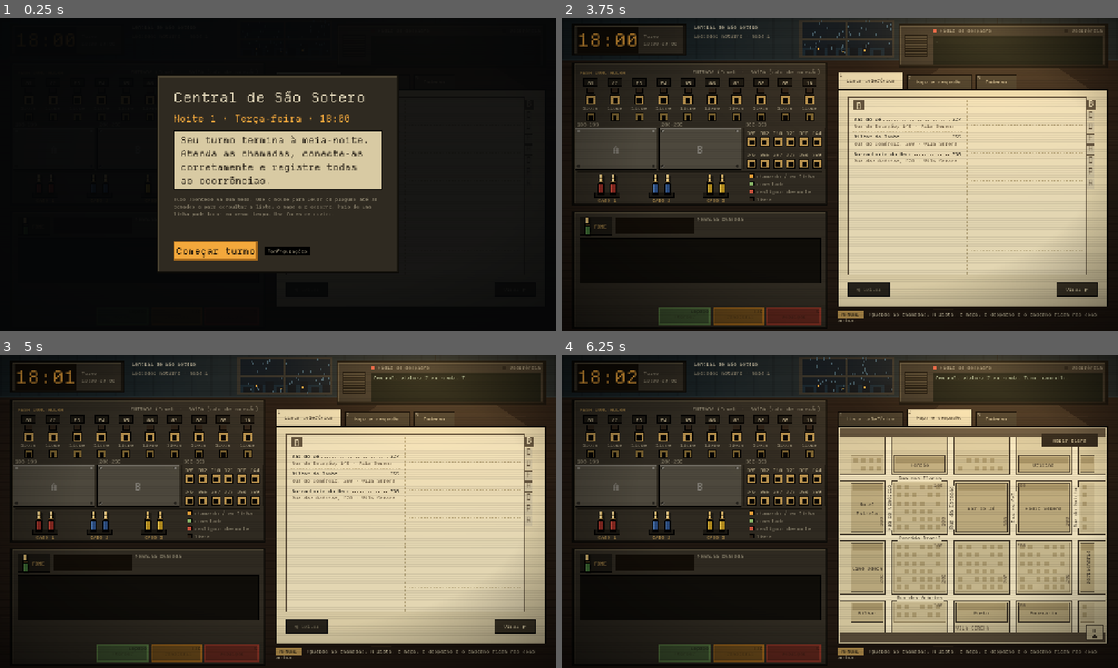
Above: before the commit, frames 1-4 (two rows, left to right).
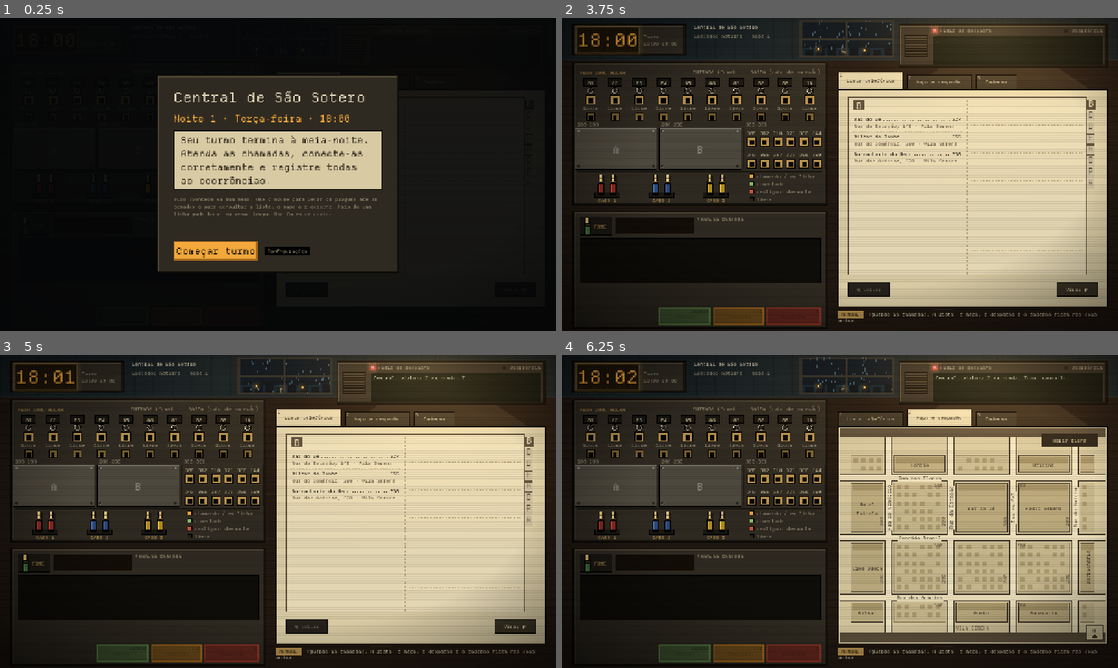
Above: after the commit, the same moments.

Repository: MendelDdS/Project-Switchboard
Game: Godot game, scene res://scenes/main.tscn
The game is run twice, just before and just after one commit, with the same random seed, the same clock (stepped at 60 frames per second) and the same inputs.
Inputs (mouse positions are in pixels of both pictures, inside the frame that each line leads up to):
- Up to frame 1 (0.25 s): no input
- Up to frame 2 (3.75 s): click "Lista telefônica" at 0.5 s; click "Mapa e despacho" at 1.25 s; click "Virar ▶" at 2 s; click "Caderno" at 2.75 s; click "Começar turno" at 3.5 s
- Up to frame 3 (5 s): tap Enter at 4.25 s; drag from (139, 470) to (333, 442) at 4.27 s
- Up to frame 4 (6.25 s): drag from (973, 536) to (812, 574) at 5.02 s; move the mouse to (895, 442) at 5.77 s; hold X (hang_up) from 5.78 s (still down); tap 2 (tab_dispatch) at 5.85 s; click (895, 442) at 5.92 s

The runs differ from the first frame. In frame 2, 0.4% of the frame differs, in the area x 2-68%, y 2-25%; in frame 3, 0.4%; in frame 4, 0.4%.

Commit message:
feat(#0000): improve lights

Diff:
--- a/scenes/main.tscn
+++ b/scenes/main.tscn
@@ -12,6 +12,7 @@
 [ext_resource type="Script" uid="uid://dpp8fwpgwjrfm" path="res://scripts/conversation.gd" id="10_conversation"]
 [ext_resource type="Script" path="res://scripts/supervisor.gd" id="22_supervisor"]
 [ext_resource type="Script" path="res://scripts/urgency.gd" id="23_urgency"]
+[ext_resource type="Script" path="res://scripts/ui/bloom.gd" id="24_bloom"]
 [ext_resource type="PackedScene" path="res://scenes/ui/intro.tscn" id="11_intro"]
 [ext_resource type="PackedScene" path="res://scenes/ui/ending.tscn" id="12_ending"]
 [ext_resource type="PackedScene" path="res://scenes/ui/pause_menu.tscn" id="20_pause"]
@@ -232,6 +233,16 @@
 texture = SubResource("GradientTexture2D_6")
 expand_mode = 1
 
+[node name="Bloom" type="Control" parent="."]
+z_index = 2
+anchors_preset = 15
+anchor_right = 1.0
+anchor_bottom = 1.0
+grow_horizontal = 2
+grow_vertical = 2
+mouse_filter = 2
+script = ExtResource("24_bloom")
+
 [node name="Scanlines" type="Control" parent="." unique_id=1284388564]
 z_index = 2
 layout_mode = 1
--- a/scripts/main.gd
+++ b/scripts/main.gd
@@ -92,6 +92,8 @@
 		if a.begins_with("--weather=") and a.get_slice("=", 1) in WEATHERS:
 			weather = a.get_slice("=", 1)
 	background.weather = weather
+	clock.add_to_group("bloom")   # o visor do relógio brilha, de leve
+	clock.set_meta("bloom", 0.35)
 	exchange = Exchange.new(GameData.board_numbers())
 	board.setup(exchange, phone.fone_socket)
 	var left := phone.get_parent() as Control   # o telefone ocupa o resto da coluna, até PHONE_MAX_H
--- a/scripts/ui/background.gd
+++ b/scripts/ui/background.gd
@@ -51,6 +51,7 @@
 
 
 func _draw() -> void:
+	Bloom.clear(self)
 	draw_set_transform(Vector2.ZERO, 0.0, Vector2(2, 2))
 	var w := ceilf(size.x / 2.0)
 	var h := ceilf(size.y / 2.0)
@@ -89,7 +90,9 @@
 		var p: Vector2 = lit[i]
 		if fog:
 			draw_circle(p + Vector2(1, 1), 4.0, Color(0.85, 0.62, 0.3, 0.12))
-		_r(p.x, p.y, 2, 2, Color("b38a3c") if i == 2 else Color("d59a3d"))
+		var window_light := Color("b38a3c") if i == 2 else Color("d59a3d")
+		_r(p.x, p.y, 2, 2, window_light)
+		Bloom.light(self, Rect2(p * 2.0, Vector2(4, 4)), window_light, 0.5)   # janela acesa lá fora (o desenho é em 2×)
 	if shadow:
 		# cabeça e ombros de alguém do lado de fora, colado ao vidro, contra a luz de um poste da rua
 		# (a névoa e a chuva passam por cima)
--- /dev/null
+++ b/scripts/ui/bloom.gd
@@ -0,0 +1,152 @@
+class_name Bloom
+extends Control
+## Bloom das luzes, no estilo do glow de cinema e em pixel art: em volta de cada luz acesa, um halo somado à tela
+## (`CanvasItemMaterial` ADD) em duas camadas (uma curta e forte colada na luz, outra longa e fraca), desenhado em
+## blocos de `BLOCK` px com poucos degraus e pontilhado ordenado, como o resto do jogo; por cima, a própria luz nítida,
+## com o centro "estourando" para um branco tingido pela cor dela (`_cores`, mistura normal; sem isso o halo passa por
+## cima da luz como uma fumaça). Fica acima da mesa e dos painéis e abaixo dos menus.
+## Só brilha o que se declara luz: pela cor não dá (o plug vermelho e a lâmpada vermelha têm o mesmo tom). Quem desenha
+## luzes chama `Bloom.clear(self)` no começo do `_draw` e `Bloom.light(self, rect, cor)` para cada luz acesa
+## (coordenadas do próprio nó). ColorRect e Label no grupo "bloom" brilham na cor deles (a do texto, no Label) quando
+## acesos; a meta "bloom" (0..1) atenua o halo deles; o Label só ganha o halo.
+
+const BLOCK := 2.0        # px do jogo por bloco do halo
+const SPREAD := 18.0      # px do jogo que o halo passa da luz
+const INNER := 0.6        # a camada curta, colada na luz...
+const INNER_FALL := 7.0   # ...e quão depressa ela cai
+const OUTER := 0.4        # a camada longa e fraca
+const LEVELS := 6.0       # degraus de intensidade do halo (entre eles, pontilhado)
+const STRENGTH := 0.55    # quanto do halo soma onde ele é mais forte
+const MIN_VALUE := 0.45   # cor mais escura que isto (canal mais forte) é luz apagada
+const INTENSITY := 1.2    # a luz nítida: o canal mais forte vezes isto (o tom não muda)...
+const HOT := 0.85         # ...e o centro dela indo para o branco (luz forte demais "estoura")
+const HOLLOW := 0.2       # dentro de uma luz sem miolo (o aro da tomada, o relógio), o halo é só isto
+const HOT_TINT := 0.35    # quanto da cor da luz fica no branco do centro (âmbar → amarelo-claro, verde → menta)
+const BAYER := [0, 8, 2, 10, 12, 4, 14, 6, 3, 11, 1, 9, 15, 7, 13, 5]   # pontilhado ordenado 4×4
+
+static var _lights := {}  # instance_id de quem desenha -> [[Rect2 nas coordenadas dele, Color, halo, core, round], ...]
+
+var _cores := Control.new()   ## as luzes nítidas, por cima dos halos (sem o blend ADD)
+var _shown: Array = []        ## [Rect2 aqui, Color, round] das luzes deste quadro, para `_cores`
+var _halos := {}              ## "l×a×redonda" -> ImageTexture do halo (branco; a cor vem na hora de desenhar)
+
+
+## Esquece as luzes de `owner` (no começo do `_draw` dele).
+static func clear(owner: CanvasItem) -> void:
+	_lights.erase(owner.get_instance_id())
+
+
+## Uma luz acesa de `owner`: `r` nas coordenadas dele, na cor `col` (o alpha também vale para a luz nítida);
+## `halo` (0..1) atenua só o halo; `core` falso deixa só o halo (luz em forma de aro, que cobriria o que está dentro);
+## `round`: a luz é o círculo inscrito em `r`.
+static func light(owner: CanvasItem, r: Rect2, col: Color, halo := 1.0, core := true, round := false) -> void:
+	var id := owner.get_instance_id()
+	if not _lights.has(id):
+		_lights[id] = []
+	_lights[id].append([r, col, halo, core, round])
+
+
+func _ready() -> void:
+	mouse_filter = Control.MOUSE_FILTER_IGNORE
+	texture_filter = CanvasItem.TEXTURE_FILTER_NEAREST   # os blocos do halo ficam retos
+	var add := CanvasItemMaterial.new()
+	add.blend_mode = CanvasItemMaterial.BLEND_MODE_ADD
+	material = add
+	_cores.mouse_filter = Control.MOUSE_FILTER_IGNORE
+	_cores.draw.connect(_draw_cores)
+	add_child(_cores)
+
+
+func _process(_delta: float) -> void:
+	queue_redraw()   # as luzes se mexem e piscam com quem as desenha
+	_cores.queue_redraw()
+
+
+func _draw() -> void:
+	_shown.clear()
+	var to_me := get_global_transform_with_canvas().affine_inverse()
+	for id in _lights.keys():
+		var o := instance_from_id(id) as CanvasItem
+		if o == null:
+			_lights.erase(id)
+		elif o.is_visible_in_tree():
+			var xf := to_me * o.get_global_transform_with_canvas()
+			for l in _lights[id]:
+				var r: Rect2 = l[0]
+				if o is Control and (o as Control).clip_contents:   # quem recorta o que desenha recorta a luz também
+					r = r.intersection(Rect2(Vector2.ZERO, (o as Control).size))
+				if r.has_area():
+					_glow(xf * r, l[1], l[2], l[3], l[4])
+	for n in get_tree().get_nodes_in_group("bloom"):
+		var c: Control = n
+		var col: Color = (c as ColorRect).color if c is ColorRect else c.get_theme_color("font_color")
+		if c.is_visible_in_tree() and maxf(col.r, maxf(col.g, col.b)) >= MIN_VALUE:
+			_glow(to_me * c.get_global_transform_with_canvas() * Rect2(Vector2.ZERO, c.size), col,
+				float(c.get_meta("bloom", 1.0)), c is ColorRect, false)
+
+
+func _glow(r: Rect2, col: Color, halo: float, core: bool, round: bool) -> void:
+	var tex := _halo_for(r.size, round, not core)
+	draw_texture_rect(tex, Rect2(r.position - Vector2(SPREAD, SPREAD), Vector2(tex.get_size()) * BLOCK), false,
+		Color(col.r, col.g, col.b, STRENGTH * col.a * halo))
+	if core:
+		_shown.append([r, col, round])
+
+
+## O halo de uma luz do tamanho `size` (guardado por tamanho): branco, em blocos, das duas camadas. `hollow`: fraco
+## dentro da luz (ela não tem miolo para cobrir o halo, e o que está dentro dela não é luz).
+func _halo_for(size: Vector2, round: bool, hollow: bool) -> ImageTexture:
+	var key := "%d×%d×%s×%s" % [roundi(size.x), roundi(size.y), round, hollow]
+	if _halos.has(key):
+		return _halos[key]
+	if _halos.size() > 128:   # a barra de agravamento muda de largura: não guarda todas
+		_halos.clear()
+	var cells := Vector2i(ceili((size.x + 2.0 * SPREAD) / BLOCK), ceili((size.y + 2.0 * SPREAD) / BLOCK))
+	var img := Image.create(cells.x, cells.y, false, Image.FORMAT_LA8)
+	var inside := Rect2(Vector2(SPREAD, SPREAD), size)
+	var radius := minf(size.x, size.y) / 2.0
+	for y in cells.y:
+		for x in cells.x:
+			var p := (Vector2(x, y) + Vector2(0.5, 0.5)) * BLOCK
+			var d: float   # px fora da luz
+			if round:
+				d = maxf(0.0, p.distance_to(inside.get_center()) - radius)
+			else:
+				d = Vector2(maxf(maxf(inside.position.x - p.x, p.x - inside.end.x), 0.0),
+					maxf(maxf(inside.position.y - p.y, p.y - inside.end.y), 0.0)).length()
+			var k := d / SPREAD
+			var v := INNER * exp(-k * INNER_FALL) + (OUTER * (1.0 - k) * (1.0 - k) if k < 1.0 else 0.0)
+			if hollow and d == 0.0:
+				v *= HOLLOW
+			# abaixo de meio degrau, nada: pontos soltos no fim do halo pareciam ruído
+			var step := 0.0 if v * LEVELS < 0.5 else floorf(v * LEVELS + BAYER[(y % 4) * 4 + x % 4] / 16.0) / LEVELS
+			img.set_pixel(x, y, Color(1, 1, 1, clampf(step, 0.0, 1.0)))
+	var tex := ImageTexture.create_from_image(img)
+	_halos[key] = tex
+	return tex
+
+
+## A luz nítida e intensa: a cor dela (mais forte) nas bordas e, em degraus, o centro indo para um branco tingido por
+## ela; as redondas ganham o reflexo do vidro no alto, à esquerda.
+func _draw_cores() -> void:
+	for l in _shown:
+		var r: Rect2 = l[0]
+		var col: Color = l[1]
+		var top := maxf(col.r, maxf(col.g, col.b))
+		var k := minf(1.0, top * INTENSITY) / maxf(top, 0.001)
+		var base := Color(col.r * k, col.g * k, col.b * k, col.a)
+		var hot := Color.WHITE.lerp(Color(col.r / top, col.g / top, col.b / top), HOT_TINT)
+		if l[2]:
+			var c := r.get_center()
+			var rad := minf(r.size.x, r.size.y) / 2.0
+			_cores.draw_circle(c, rad, base)
+			_cores.draw_circle(c, rad * 0.65, Color(hot, HOT * 0.55 * col.a))
+			_cores.draw_circle(c, rad * 0.35, Color(hot, HOT * col.a))
+			_cores.draw_circle(c - Vector2(rad, rad) * 0.45, maxf(1.0, rad * 0.22), Color(1, 1, 1, 0.8 * col.a))
+		else:
+			_cores.draw_rect(r, base)
+			var m := minf(r.size.x, r.size.y)
+			for ring in [[0.22, 0.55], [0.38, 1.0]]:   # degraus para dentro: [quanto encolhe, força]
+				var inner := r.grow(-m * float(ring[0]))
+				if inner.has_area():
+					_cores.draw_rect(inner, Color(hot, HOT * float(ring[1]) * col.a))
--- a/scripts/ui/card_machines.gd
+++ b/scripts/ui/card_machines.gd
@@ -303,6 +303,7 @@
 
 ## As máquinas (o cartão é o `card`, desenhado por cima).
 func _draw() -> void:
+	Bloom.clear(self)
 	if _up > 0.0:
 		_draw_sender()
 		_draw_shredder()
@@ -345,6 +346,7 @@
 	draw_rect(Rect2(at, Vector2(5, 5)), Color(col if on else Pal.PANEL_LO, a))
 	if on:
 		draw_rect(Rect2(at + Vector2(1, 1), Vector2(1, 1)), Color(1, 1, 1, 0.6 * a))   # o brilho da lâmpada
+		Bloom.light(self, Rect2(at, Vector2(5, 5)), Color(col, a))
 
 
 func _draw_printer() -> void:
--- a/scripts/ui/radio.gd
+++ b/scripts/ui/radio.gd
@@ -29,6 +29,8 @@
 
 func _ready() -> void:
 	_screen_color = _screen.get_theme_color("font_color")
+	for lamp in [_led, _alert_lamp]:
+		lamp.add_to_group("bloom")
 
 
 ## Luz de ocorrência: acesa na cor do estágio da barra de agravamento enquanto uma emergência atendida não tem o
--- a/scripts/ui/switchboard.gd
+++ b/scripts/ui/switchboard.gd
@@ -64,6 +64,8 @@
 const PLUG_SEAT := Vector2(0, 26)
 const SHADOW := Color(0, 0, 0, 0.35)
 const PLATE := Color("4d483d")   # chapa sobre o banco que ainda não está em uso
+const LAMP_R := 4.5         # raio do vidro da lâmpada de cada linha (o aro de metal fica em volta)
+const BEZEL := [Color("d6d1c3"), Color("8e897c"), Color("45413a")]   # aro niquelado: luz, meio, sombra
 const ROPE_SHADOW := Vector2(3, 4)  # deslocamento da sombra dos fios; a do plug cresce quando ele sai do painel
 var _jacks: Array = []
 
@@ -627,13 +629,20 @@
 	return Color(0, 0, 0, 0)
 
 
-func _draw_lamp(r: Rect2, col: Color) -> void:
+## Lâmpada redonda com aro de metal (luz no alto à esquerda, sombra embaixo à direita), assento preto e o vidro na cor
+## da linha; apagada, o vidro fica escuro, só com um reflexo fraco. Acesa, brilha (`Bloom`).
+func _draw_lamp(c: Vector2, col: Color) -> void:
+	draw_circle(c, LAMP_R + 3.5, Color.BLACK)
+	draw_circle(c, LAMP_R + 2.5, BEZEL[2])
+	draw_circle(c - Vector2(0.6, 0.6), LAMP_R + 1.9, BEZEL[0])
+	draw_circle(c, LAMP_R + 1.5, BEZEL[1])
+	draw_circle(c, LAMP_R + 0.5, Color.BLACK)   # o assento do vidro
 	if col.a > 0.0:
-		var gc := col
-		gc.a = 0.25
-		draw_rect(r.grow(4), gc)
-	draw_rect(r.grow(2), Color.BLACK)
-	draw_rect(r, col if col.a > 0.0 else Color("2a2016"))
+		draw_circle(c, LAMP_R, col)
+		Bloom.light(self, Rect2(c - Vector2(LAMP_R, LAMP_R), Vector2(LAMP_R, LAMP_R) * 2.0), col, 1.0, true, true)
+	else:
+		draw_circle(c, LAMP_R, Color("2a2016"))
+		draw_circle(c - Vector2(LAMP_R, LAMP_R) * 0.45, 1.0, Color(1, 1, 1, 0.15))
 
 
 func _draw_jack(jr: Rect2, rim: Color = Pal.BRASS) -> void:
@@ -644,6 +653,7 @@
 
 
 func _draw() -> void:
+	Bloom.clear(self)
 	var w := size.x
 	var h := size.y
 	var ms := Time.get_ticks_msec()
@@ -666,7 +676,7 @@
 		draw_rect(Rect2(cx - 17, 36, 34, 20), Color.BLACK)
 		draw_rect(Rect2(cx - 15, 38, 30, 16), Color("1a1711"))
 		draw_string(Pal.mono, Vector2(cx - 15, 52), "%02d" % n, HORIZONTAL_ALIGNMENT_CENTER, 30, 11, Color("d8c9a2"))
-		_draw_lamp(Rect2(cx - 7, 60, 14, 9), _lamp(st, ms, fone_line() == n))
+		_draw_lamp(Vector2(cx, 65), _lamp(st, ms, fone_line() == n))
 		_draw_jack(jack_rect(n))
 		var sc := Pal.DIM
 		if st in [Exchange.Line.RING, Exchange.Line.TALK, Exchange.Line.HOLD]:
@@ -692,6 +702,7 @@
 		var lc := _dest_lamp(st, ms)
 		if lc.a > 0.0:
 			draw_rect(jr.grow(3), lc)   # o aro da tomada acende
+			Bloom.light(self, jr.grow(3), lc, 1.0, false)
 		_draw_jack(jr)
 	for s in _blocks:
 		if not s in GameData.sectors:
--- a/scripts/ui/urgency_bar.gd
+++ b/scripts/ui/urgency_bar.gd
@@ -31,6 +31,7 @@
 
 
 func _draw() -> void:
+	Bloom.clear(self)
 	if fmod(_blink, 0.3) > 0.15:
 		return
 	var e: EmergencyCall = call.data
@@ -49,3 +50,4 @@
 		x -= w
 	var left := floorf(r.size.x * clampf(1.0 - call.urgency / total, 0.0, 1.0))
 	draw_rect(Rect2(r.position, Vector2(left, r.size.y)), col)
+	Bloom.light(self, Rect2(r.position, Vector2(left, r.size.y)), col, 0.6)
Not shown, added: scripts/ui/bloom.gd.uid
Not shown, changed: CLAUDE.md
